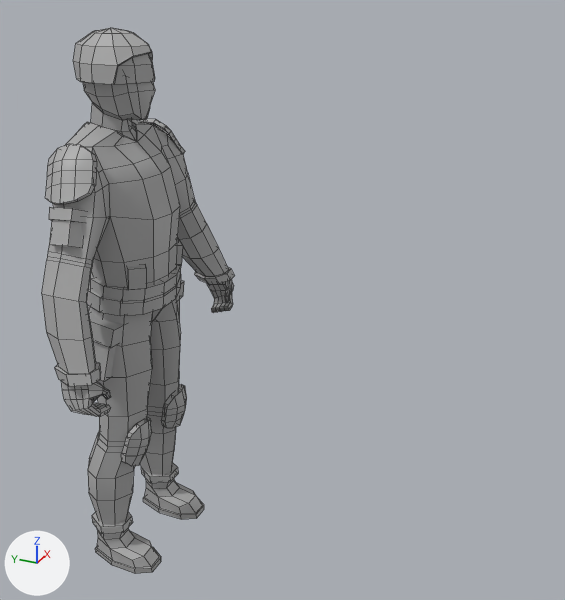
Renders of the FBX model Assets/Sample/Animation/Sniper/Sniper_Short.fbx from each side of a commit.
Before and after are seen from a 50 mm camera at (-0.733, -0.647, 0.447) aimed at (0.024, -0.307, 0.068). The lights are fixed; the arrows at lower left show +X, +Y and +Z. Mesh edges are drawn as thin lines. Where no turn or scale is listed for an object, it has been applied to the vertices.

Before the edit, the objects in view are built like this:
```python
me_mesh = bpy.data.meshes.new('Mesh')
me_mesh.from_pydata(...)  # 1245 vertices, 1225 faces; spans x -0.175..0.175, y -0.179..-0.058, z -0.321..0.363
me_mesh.materials.append(mat_standardsurface1)  # grey #aaaaaa
ob_man22_pcube10 = bpy.data.objects.new('Man22:pCube10', me_mesh)
ob_man22_pcube10.location = (0.0, 0.0, 0.0)
```
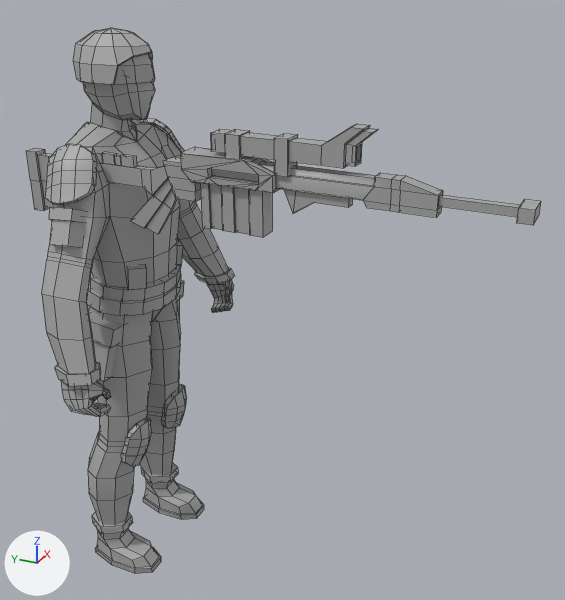
What the commit changed:
Mesh me_mesh_1 is new.
It has 354 vertices, 358 faces and spans x -0.021..0.015, y -0.293..0.261, z -0.082..0.055.
It uses material mat_standardsurface1 (grey #aaaaaa).
Object 'weapon3:pCube3' (ob_weapon3_pcube3) is new; it shows me_mesh_1.
Its location is (-0.058, -0.291, 0.241).

Location of each change, [x1, y1, x2, y2] in pixels of the pictures (565 x 600 px):
'weapon3:pCube3', added
    after: [26, 124, 541, 238]
